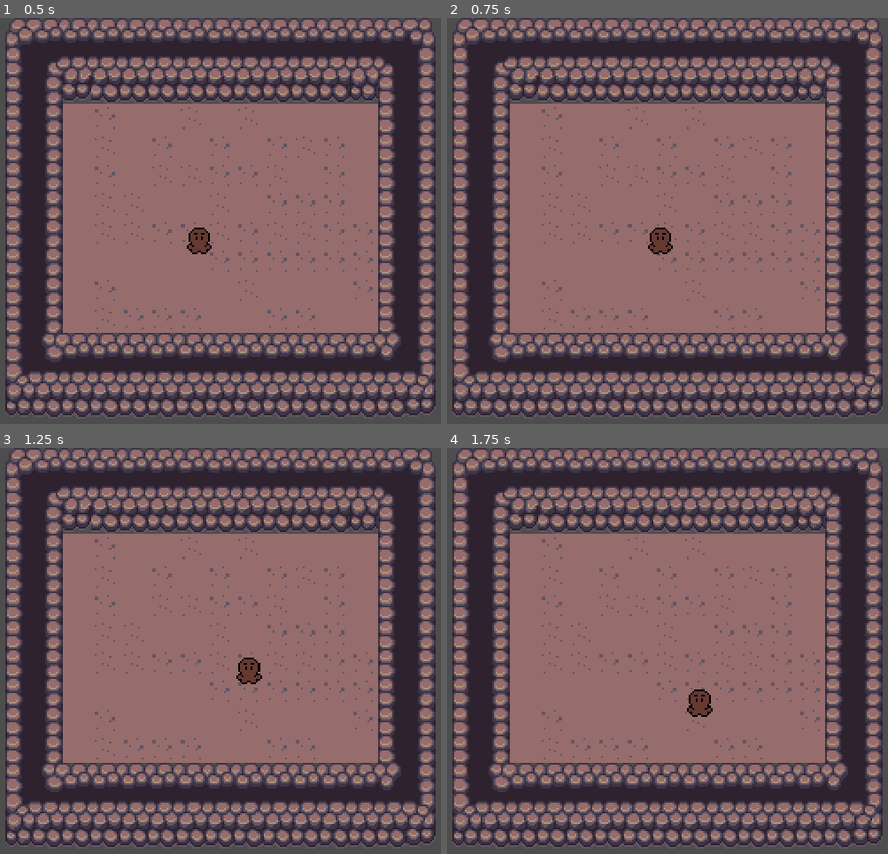
Above: before the commit, frames 1-4 (two rows, left to right).
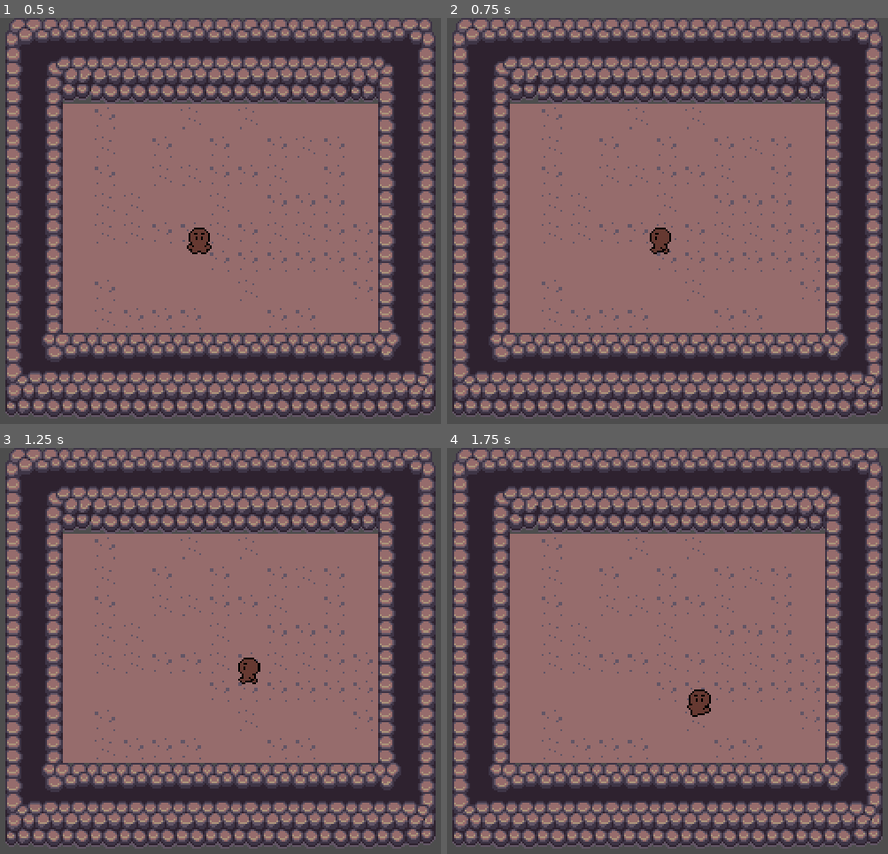
Above: after the commit, the same moments.

Repository: Atlls/project_locroto
Game: Godot game, scene res://scene/mundo.tscn
The game is run twice, just before and just after one commit, with the same random seed, the same clock (stepped at 60 frames per second) and the same inputs.
Inputs:
- Up to frame 1 (0.5 s): no input
- Up to frame 2 (0.75 s): tap Enter at 0.5 s; hold Right (ui_right) from 0.53 s (still down)
- Up to frame 3 (1.25 s): keep holding Right (ui_right)
- Up to frame 4 (1.75 s): release Right (ui_right) at 1.28 s; hold Down (ui_down) from 1.28 s (still down)

Frame 1 is identical in both runs. In frame 2, less than 0.1% of the frame differs, in the area x 45-52%, y 52-59%; in frame 3, less than 0.1%, in the area x 53-60%, y 52-59%; in frame 4, less than 0.1%.

Commit message:
dev: Almost there!

Diff:
--- a/scene/player.tscn
+++ b/scene/player.tscn
@@ -27,7 +27,7 @@
 "times": PackedFloat32Array(0),
 "transitions": PackedFloat32Array(1),
 "update": 1,
-"values": [true]
+"values": [false]
 }
 
 [sub_resource type="Animation" id="Animation_n33w6"]
@@ -104,10 +104,10 @@
 tracks/1/interp = 1
 tracks/1/loop_wrap = true
 tracks/1/keys = {
-"times": PackedFloat32Array(0),
-"transitions": PackedFloat32Array(1),
-"update": 1,
-"values": [true]
+"times": PackedFloat32Array(0.0333333),
+"transitions": PackedFloat32Array(1),
+"update": 1,
+"values": [false]
 }
 
 [sub_resource type="Animation" id="Animation_dugs7"]
@@ -137,48 +137,47 @@
 "run_up": SubResource("Animation_dugs7")
 }
 
-[sub_resource type="AnimationNodeAnimation" id="AnimationNodeAnimation_t7pui"]
+[sub_resource type="AnimationNodeAnimation" id="AnimationNodeAnimation_dsxj6"]
 animation = &"idle"
 
-[sub_resource type="AnimationNodeAnimation" id="AnimationNodeAnimation_bte1u"]
+[sub_resource type="AnimationNodeAnimation" id="AnimationNodeAnimation_ahwbn"]
+animation = &"run_down"
+
+[sub_resource type="AnimationNodeAnimation" id="AnimationNodeAnimation_6wgoy"]
+animation = &"run_right"
+
+[sub_resource type="AnimationNodeAnimation" id="AnimationNodeAnimation_apuhs"]
+animation = &"run_left"
+
+[sub_resource type="AnimationNodeAnimation" id="AnimationNodeAnimation_hgav5"]
 animation = &"run_up"
 
-[sub_resource type="AnimationNodeAnimation" id="AnimationNodeAnimation_es34r"]
-animation = &"run_down"
-
-[sub_resource type="AnimationNodeAnimation" id="AnimationNodeAnimation_wr0mu"]
-animation = &"run_right"
-
-[sub_resource type="AnimationNodeAnimation" id="AnimationNodeAnimation_7mhbt"]
-animation = &"run_left"
-
-[sub_resource type="AnimationNodeBlendSpace2D" id="AnimationNodeBlendSpace2D_q6hjf"]
-blend_point_0/node = SubResource("AnimationNodeAnimation_bte1u")
+[sub_resource type="AnimationNodeBlendSpace2D" id="AnimationNodeBlendSpace2D_oqn4e"]
+blend_point_0/node = SubResource("AnimationNodeAnimation_ahwbn")
 blend_point_0/pos = Vector2(0, 1)
-blend_point_1/node = SubResource("AnimationNodeAnimation_es34r")
-blend_point_1/pos = Vector2(0, -0.9)
-blend_point_2/node = SubResource("AnimationNodeAnimation_wr0mu")
-blend_point_2/pos = Vector2(1, 0.1)
-blend_point_3/node = SubResource("AnimationNodeAnimation_7mhbt")
-blend_point_3/pos = Vector2(-1, 0)
+blend_point_1/node = SubResource("AnimationNodeAnimation_6wgoy")
+blend_point_1/pos = Vector2(1, 0)
+blend_point_2/node = SubResource("AnimationNodeAnimation_apuhs")
+blend_point_2/pos = Vector2(-1, 0)
+blend_point_3/node = SubResource("AnimationNodeAnimation_hgav5")
+blend_point_3/pos = Vector2(0, -1)
 blend_mode = 1
 
-[sub_resource type="AnimationNodeStateMachineTransition" id="AnimationNodeStateMachineTransition_3rvvb"]
+[sub_resource type="AnimationNodeStateMachineTransition" id="AnimationNodeStateMachineTransition_eauec"]
 advance_mode = 2
 
-[sub_resource type="AnimationNodeStateMachineTransition" id="AnimationNodeStateMachineTransition_cmuij"]
-advance_mode = 2
-
-[sub_resource type="AnimationNodeStateMachineTransition" id="AnimationNodeStateMachineTransition_6k7w6"]
-
-[sub_resource type="AnimationNodeStateMachineTransition" id="AnimationNodeStateMachineTransition_3236a"]
-
-[sub_resource type="AnimationNodeStateMachine" id="AnimationNodeStateMachine_f74y6"]
-states/idle/node = SubResource("AnimationNodeAnimation_t7pui")
-states/idle/position = Vector2(380, 100)
-states/run/node = SubResource("AnimationNodeBlendSpace2D_q6hjf")
-states/run/position = Vector2(622, 100)
-transitions = ["Start", "idle", SubResource("AnimationNodeStateMachineTransition_3rvvb"), "run", "End", SubResource("AnimationNodeStateMachineTransition_cmuij"), "idle", "run", SubResource("AnimationNodeStateMachineTransition_6k7w6"), "run", "idle", SubResource("AnimationNodeStateMachineTransition_3236a")]
+[sub_resource type="AnimationNodeStateMachineTransition" id="AnimationNodeStateMachineTransition_cebyw"]
+reset = false
+
+[sub_resource type="AnimationNodeStateMachineTransition" id="AnimationNodeStateMachineTransition_nsuq1"]
+
+[sub_resource type="AnimationNodeStateMachine" id="AnimationNodeStateMachine_2vx4o"]
+states/Start/position = Vector2(374, 100)
+states/idle/node = SubResource("AnimationNodeAnimation_dsxj6")
+states/idle/position = Vector2(542, 100)
+states/run/node = SubResource("AnimationNodeBlendSpace2D_oqn4e")
+states/run/position = Vector2(711, 100)
+transitions = ["Start", "idle", SubResource("AnimationNodeStateMachineTransition_eauec"), "idle", "run", SubResource("AnimationNodeStateMachineTransition_cebyw"), "run", "idle", SubResource("AnimationNodeStateMachineTransition_nsuq1")]
 
 [sub_resource type="RectangleShape2D" id="RectangleShape2D_58i6p"]
 size = Vector2(8.5, 5.75)
@@ -192,13 +191,12 @@
 }
 
 [node name="AnimationTree" type="AnimationTree" parent="."]
-tree_root = SubResource("AnimationNodeStateMachine_f74y6")
+tree_root = SubResource("AnimationNodeStateMachine_2vx4o")
 anim_player = NodePath("../AnimationPlayer")
-parameters/run/blend_position = Vector2(0.0174881, -0.0353982)
+parameters/run/blend_position = Vector2(0.241653, -0.212389)
 
 [node name="Sprite2D" type="Sprite2D" parent="."]
 texture = ExtResource("2_uf7cq")
-flip_h = true
 hframes = 7
 
 [node name="CollisionShape2D" type="CollisionShape2D" parent="."]
Not shown: 1 places in scene/mundo.tscn that only renumber resources
Not shown: 1 places in scene/player.tscn that only renumber resources
